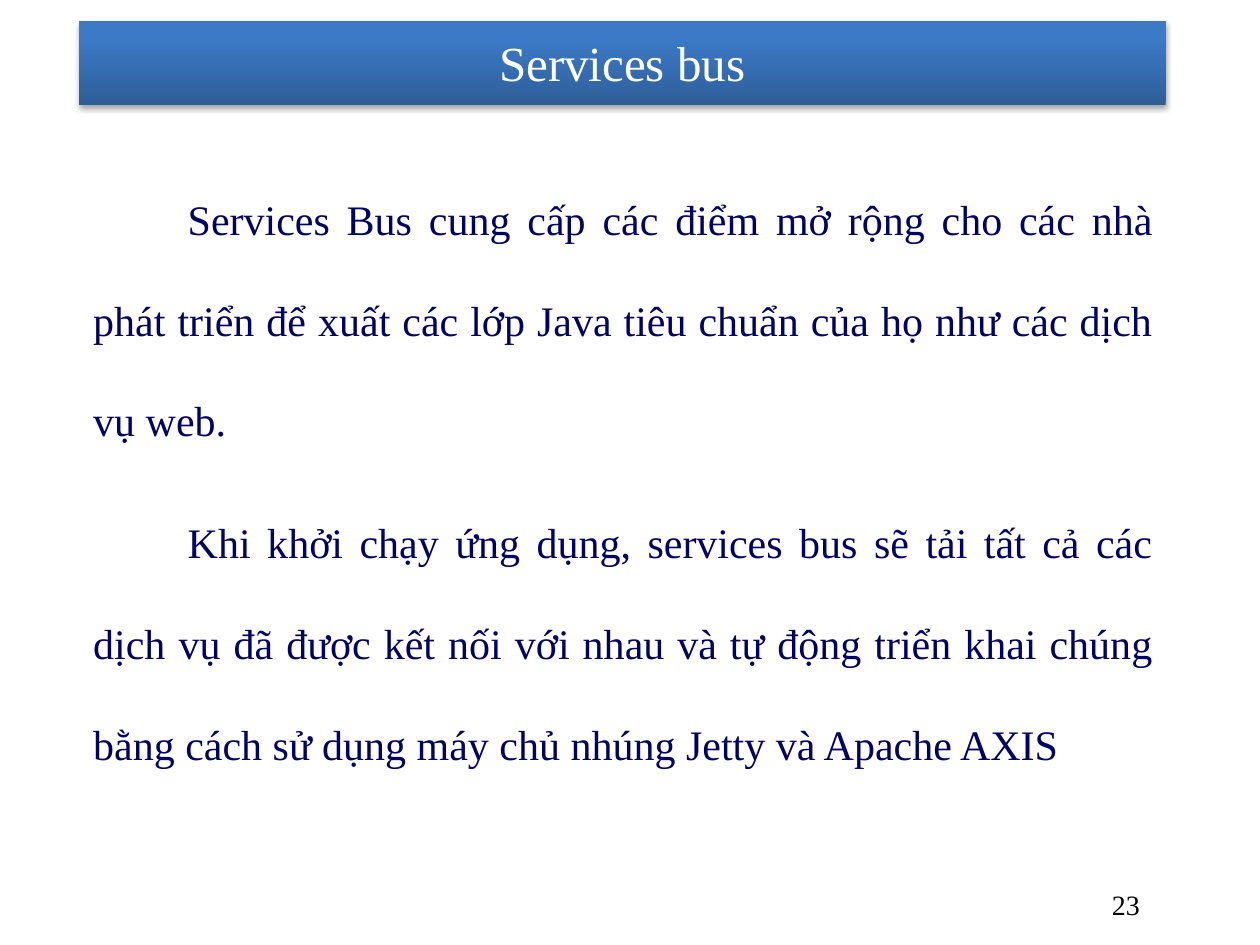
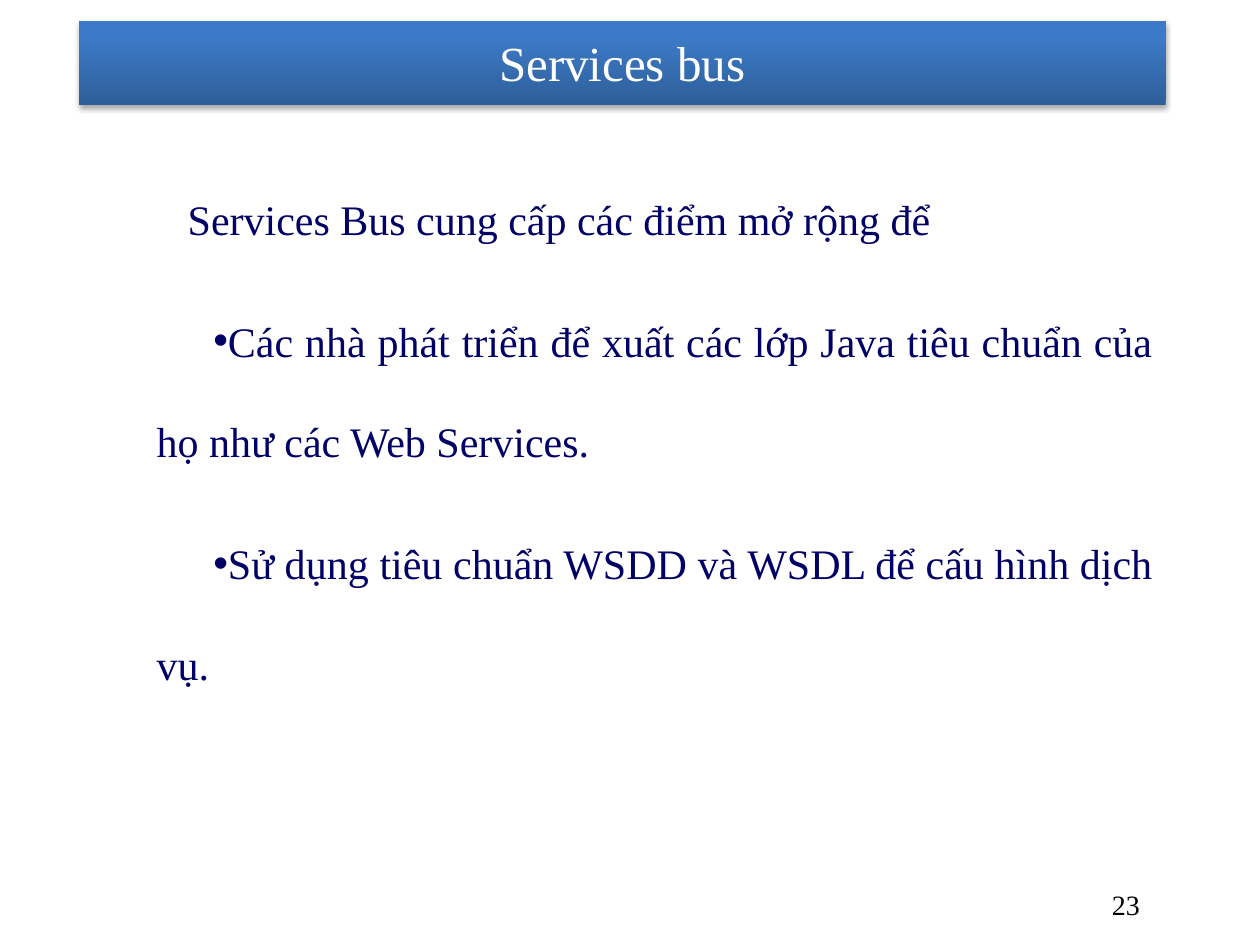
Before and after one commit to nhanhnt/LUANVAN, a slide deck: slide 23 of WORD/luanvan_nhanhnt_ver8.pptx. Drawn at 1260x945 pixels with LibreOffice and Linux fonts; fonts in the diff are those of the drawing; background and template pictures are left out. Boxes give left, top, right and bottom in pixels: in the first picture for what was removed or moved away, otherwise in the second. Text is boxed around its words. In the diff, an @@ line names an element or a change of style, - is before the commit and + after.

```diff
--- a/WORD/luanvan_nhanhnt_ver8.pptx
+++ b/WORD/luanvan_nhanhnt_ver8.pptx
@@ text at <box>157,204,1152,687</box>: text changed @@
-    Services Bus cung cấp các điểm mở rộng cho các nhà phát triển để xuất các lớp Java tiêu chuẩn của họ như các dịch vụ web.
-    Khi khởi chạy ứng dụng, services bus sẽ tải tất cả các dịch vụ đã được kết nối với nhau và tự động triển khai chúng bằng cách sử dụng máy chủ nhúng Jetty và Apache AXIS
+    Services Bus cung cấp các điểm mở rộng để
+    • Các nhà phát triển để xuất các lớp Java tiêu chuẩn của họ như các Web Services.
+    • Sử dụng tiêu chuẩn WSDD và WSDL để cấu hình dịch vụ.
```
Also in this commit, not shown: 2 other slides changed, 1 slide added, 1 slide removed.
